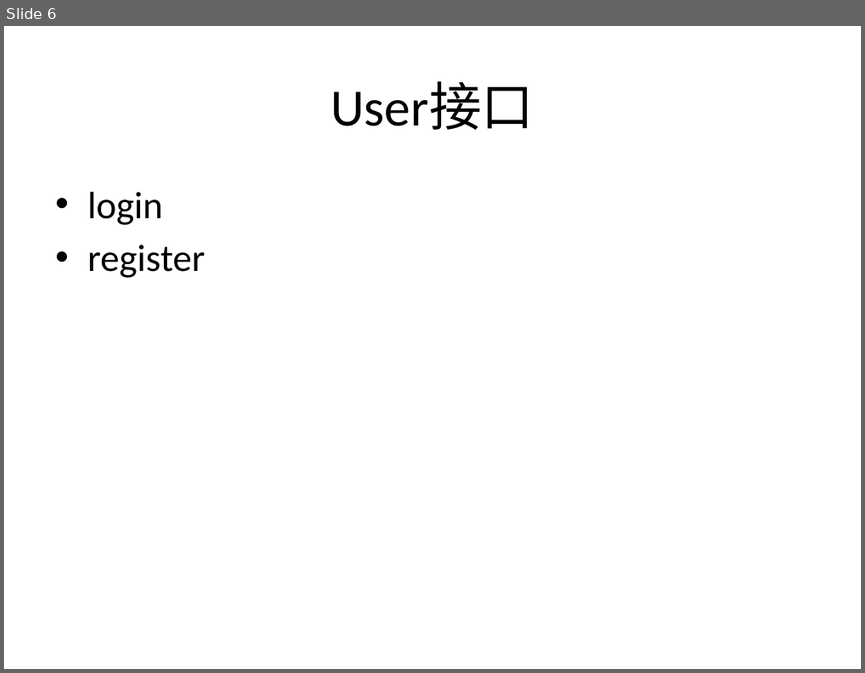
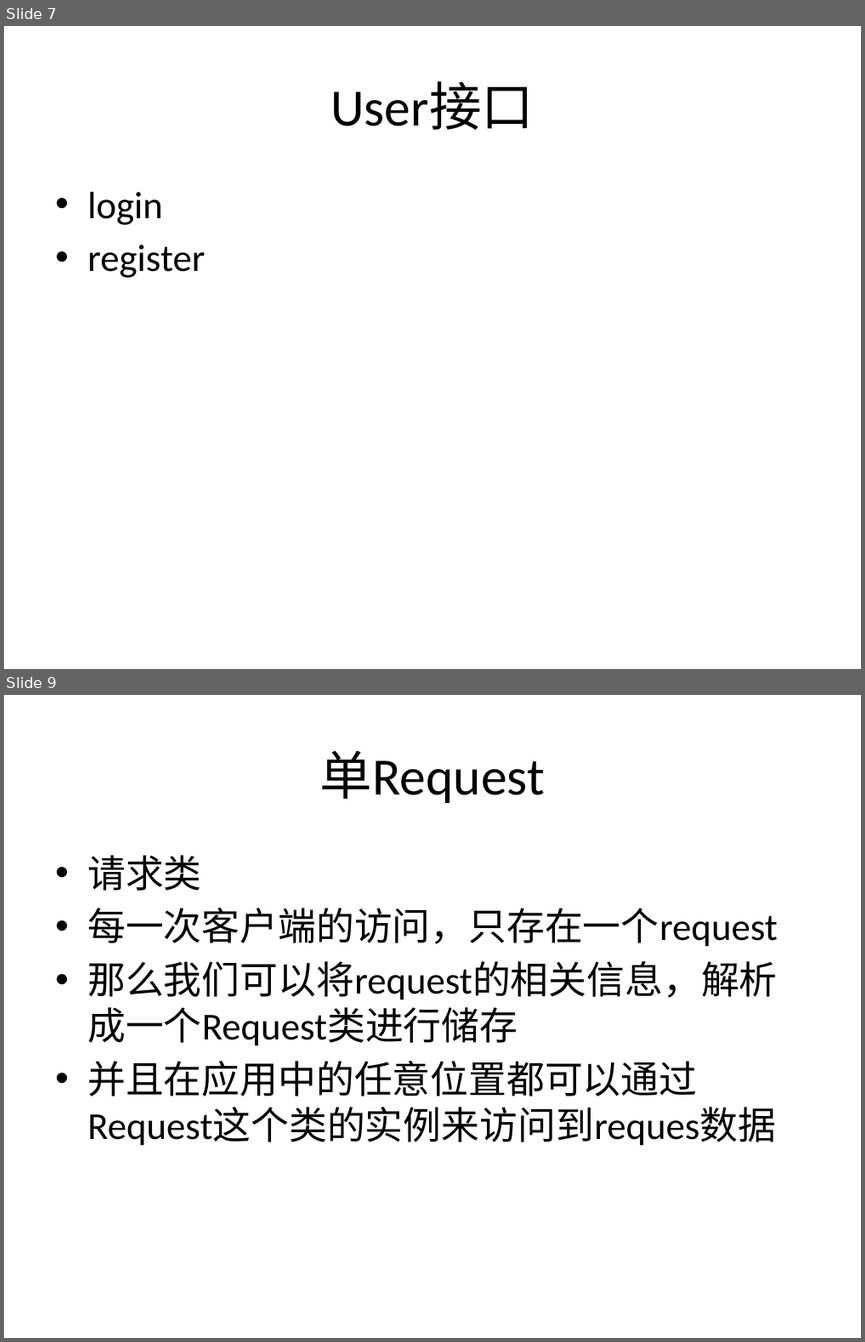
Before and after one commit to zhan3333/php-example, a slide deck: doc/ppt/第十二课-博客系统设计.pptx. Shown one above the other, each under a label of ours: slide 6 before the commit, slides 7 and 9 after it; the slides between them are not shown. The pictures are 865x673 and 865x1342 pixels, drawn with LibreOffice and Linux fonts; fonts in the diff are those of the drawing. Boxes give left, top, right and bottom in pixels: in the first picture for what was removed or moved away, otherwise in the second. Text is boxed around its words. In the diff, an @@ line names an element or a change of style, - is before the commit and + after.

```diff
--- a/doc/ppt/第十二课-博客系统设计.pptx
+++ b/doc/ppt/第十二课-博客系统设计.pptx
@@ slide 9 added at (4,695,861,1338), background #FFFFFF @@
@@ title added at (320,750,545,803), 44 pt, text #000000 @@
+单Request
@@ text added at (87,855,778,1145), 32 pt, text #000000 @@
+• 请求类
+• 每一次客户端的访问，只存在一个request
+• 那么我们可以将request的相关信息，解析成一个Request类进行储存
+• 并且在应用中的任意位置都可以通过Request这个类的实例来访问到reques数据
@@ what was slide 6 is now slide 7 @@
```
Also in this commit, not shown: 1 slide changed, 2 other slides added, 5 other files.
